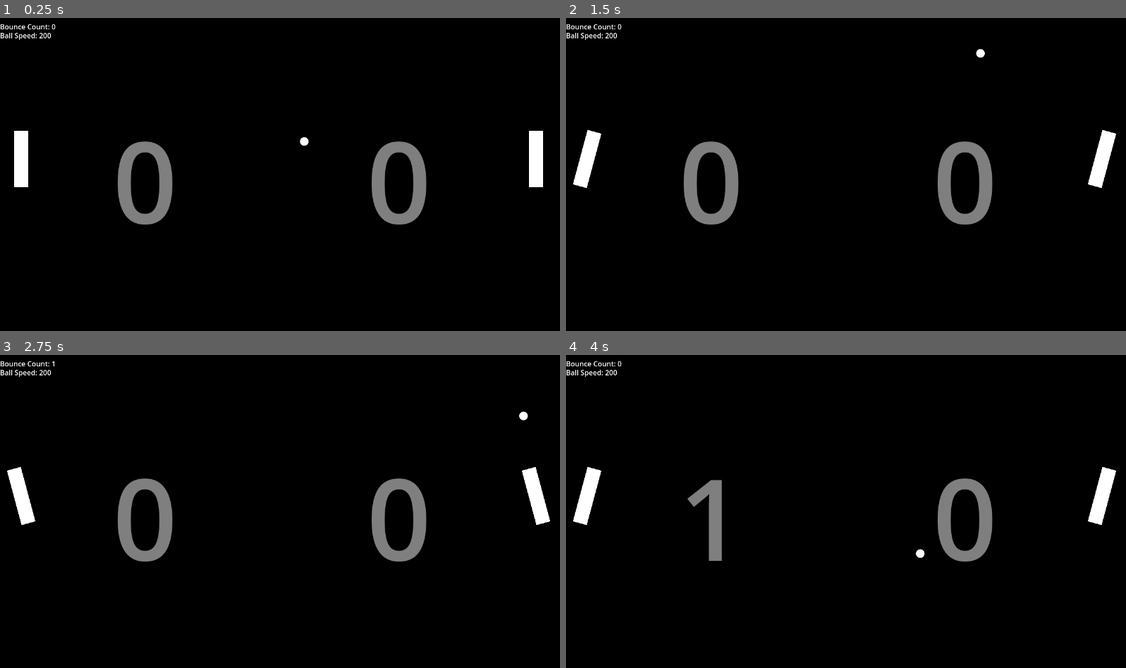
Above: before the commit, frames 1-4 (two rows, left to right).
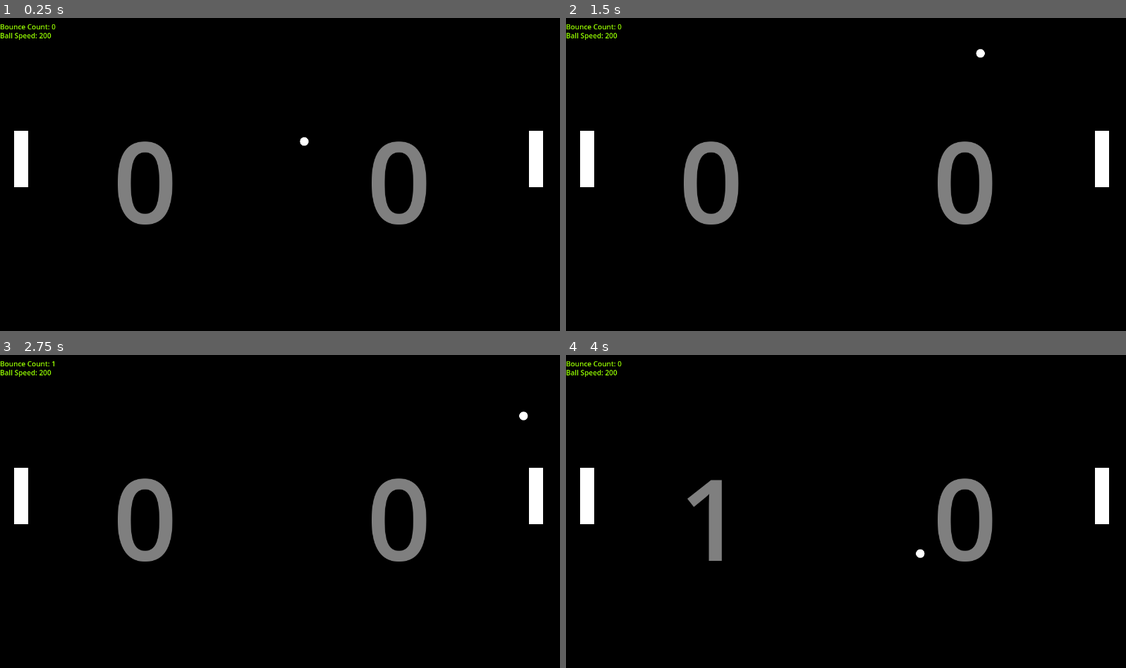
Above: after the commit, the same moments.

Repository: thejacer87/Pong
Game: Godot game, scene res://Main.tscn
Two runs of this game, one before a commit and one after it. Both use one fixed random seed, a clock stepped at 60 frames per second and the inputs below.
Inputs:
- Up to frame 1 (0.25 s): no input
- Up to frame 2 (1.5 s): hold A (paddle_rotate_up) 0.53-1.28 s; hold D (paddle_rotate_down) from 1.28 s (still down)
- Up to frame 3 (2.75 s): release D (paddle_rotate_down) at 2.03 s; hold A (paddle_rotate_up) from 2.03 s (still down)
- Up to frame 4 (4 s): release A (paddle_rotate_up) at 3.53 s; hold D (paddle_rotate_down) from 3.53 s (still down)

The runs differ from the first frame. In frame 1, 0.2% of the frame differs, in the area x 0-10%, y 2-7%; in frame 2, 0.7%, in the area x 0-99%, y 2-55%; in frame 3, 0.7%; in frame 4, 0.7%.

Commit message:
Adds paddle smack animation

Diff:
--- a/Main.tscn
+++ b/Main.tscn
@@ -23,8 +23,6 @@
 player_two = NodePath("../Paddle2")
 
 [node name="debug" parent="." instance=ExtResource("2_ng6qu")]
-grow_horizontal = 2
-grow_vertical = 2
 ball = NodePath("../Ball")
 
 [node name="Paddle" parent="." instance=ExtResource("1_8j0bh")]
--- a/Paddle.gd
+++ b/Paddle.gd
@@ -10,9 +10,9 @@
 
 
 func _physics_process(delta):
-	var rotate = Input.get_axis("paddle_rotate_up", "paddle_rotate_down")
-	rotation = deg_to_rad(15.0) * rotate
 
+	# Get the input direction and handle the movement/deceleration.
+	# As good practice, you should replace UI actions with custom gameplay actions.
 	var direction = Input.get_axis("paddle_up", "paddle_down")
 	velocity.y = direction * SPEED
 
--- a/Paddle.tscn
+++ b/Paddle.tscn
@@ -1,10 +1,48 @@
-[gd_scene load_steps=4 format=3 uid="uid://ceppsuyllohhw"]
+[gd_scene load_steps=7 format=3 uid="uid://ceppsuyllohhw"]
 
 [ext_resource type="Script" path="res://Paddle.gd" id="1_0uv2g"]
 [ext_resource type="Texture2D" uid="uid://dkbso8ph6t6hm" path="res://assets/pixel.png" id="2_ym24h"]
 
 [sub_resource type="RectangleShape2D" id="RectangleShape2D_wurd3"]
 size = Vector2(32, 128)
+
+[sub_resource type="Animation" id="Animation_cof5b"]
+resource_name = "Smack"
+length = 0.5
+step = 0.05
+tracks/0/type = "value"
+tracks/0/imported = false
+tracks/0/enabled = true
+tracks/0/path = NodePath(".:position")
+tracks/0/interp = 1
+tracks/0/loop_wrap = true
+tracks/0/keys = {
+"times": PackedFloat32Array(0, 0.05, 0.1),
+"transitions": PackedFloat32Array(1, 1, 1),
+"update": 0,
+"values": [Vector2(0, 0), Vector2(64, 0), Vector2(0, 0)]
+}
+
+[sub_resource type="Animation" id="Animation_yrhnm"]
+length = 0.001
+tracks/0/type = "value"
+tracks/0/imported = false
+tracks/0/enabled = true
+tracks/0/path = NodePath(".:position")
+tracks/0/interp = 1
+tracks/0/loop_wrap = true
+tracks/0/keys = {
+"times": PackedFloat32Array(0),
+"transitions": PackedFloat32Array(1),
+"update": 0,
+"values": [Vector2(0, 0)]
+}
+
+[sub_resource type="AnimationLibrary" id="AnimationLibrary_3v3gv"]
+_data = {
+"RESET": SubResource("Animation_yrhnm"),
+"Smack": SubResource("Animation_cof5b")
+}
 
 [node name="Paddle" type="CharacterBody2D"]
 script = ExtResource("1_0uv2g")
@@ -15,3 +53,8 @@
 
 [node name="CollisionShape2D" type="CollisionShape2D" parent="."]
 shape = SubResource("RectangleShape2D_wurd3")
+
+[node name="AnimationPlayer" type="AnimationPlayer" parent="."]
+libraries = {
+"": SubResource("AnimationLibrary_3v3gv")
+}
--- a/debug.tscn
+++ b/debug.tscn
@@ -1,12 +1,20 @@
-[gd_scene load_steps=2 format=3 uid="uid://cftimngcotv2q"]
+[gd_scene load_steps=4 format=3 uid="uid://cftimngcotv2q"]
 
 [ext_resource type="Script" path="res://debug.gd" id="1_k4qfq"]
+
+[sub_resource type="LabelSettings" id="LabelSettings_xh2xt"]
+font_color = Color(0.588235, 1, 0, 1)
+
+[sub_resource type="LabelSettings" id="LabelSettings_w5jkp"]
+font_color = Color(0.6, 1, 0, 1)
 
 [node name="debug" type="Control"]
 layout_mode = 3
 anchors_preset = 15
 anchor_right = 1.0
 anchor_bottom = 1.0
+grow_horizontal = 2
+grow_vertical = 2
 script = ExtResource("1_k4qfq")
 
 [node name="MarginContainer" type="MarginContainer" parent="."]
@@ -20,6 +28,7 @@
 offset_right = 171.0
 offset_bottom = 53.0
 text = "Ball Speed:"
+label_settings = SubResource("LabelSettings_xh2xt")
 
 [node name="MarginContainer2" type="MarginContainer" parent="."]
 layout_mode = 0
@@ -32,4 +41,5 @@
 offset_right = 63.0
 offset_bottom = 33.0
 text = "Bounce:"
+label_settings = SubResource("LabelSettings_w5jkp")
 vertical_alignment = 2
